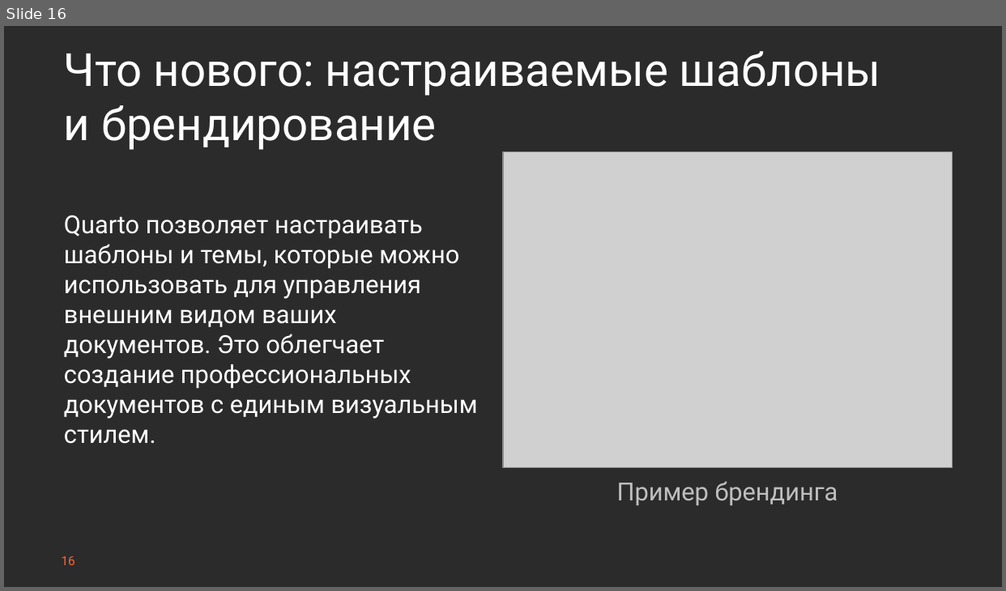
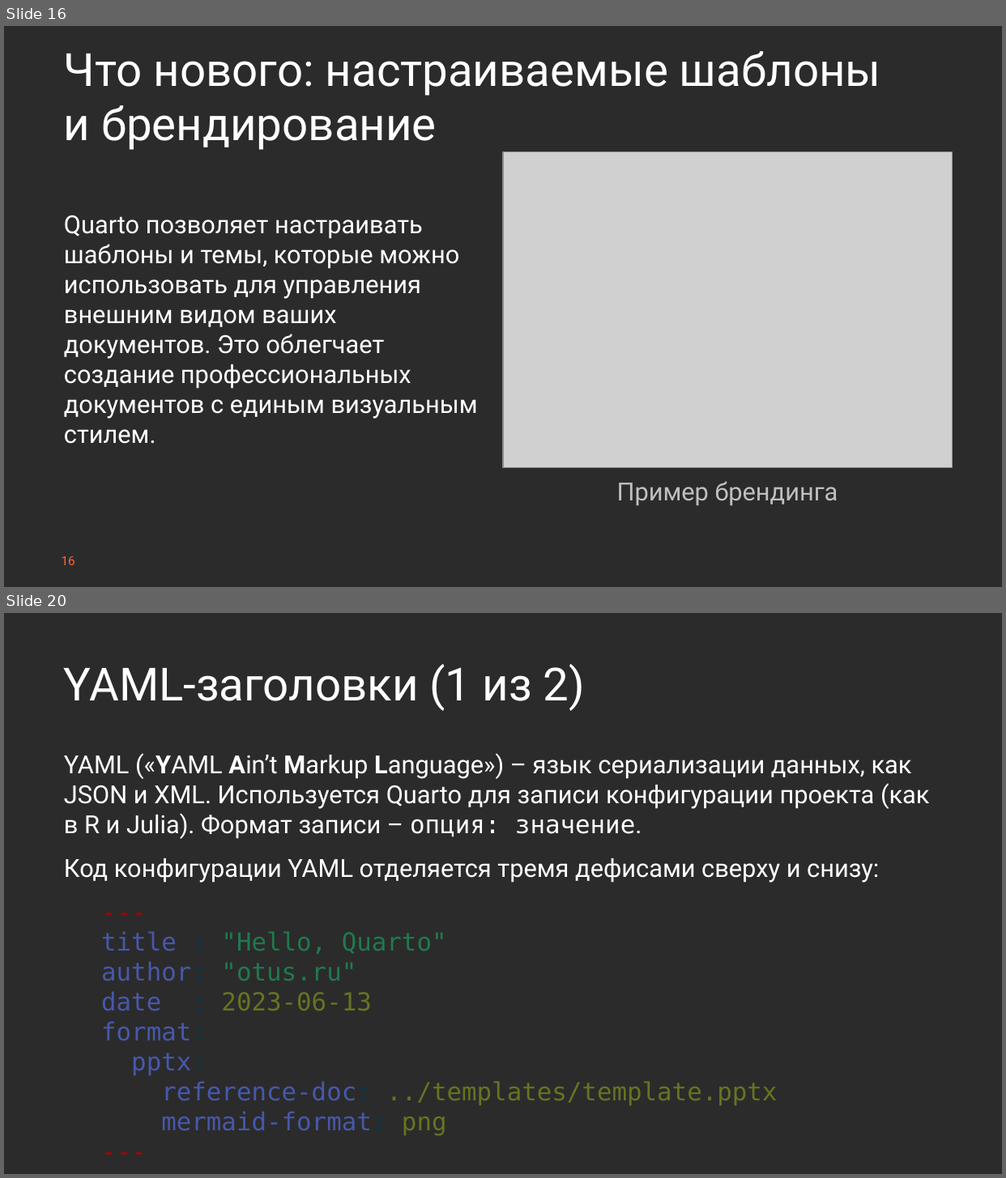
Before and after one commit to Marwolaeth/OTUS_R4DA, a slide deck: 01-Quarto/slides_draft.pptx. Shown one above the other, each under a label of ours: slide 16 before the commit, slides 16 and 20 after it; the slides between them are not shown. The pictures are 1006x591 and 1006x1178 pixels, drawn with LibreOffice and Linux fonts; fonts in the diff are those of the drawing; grey boxes stand for pictures; background and template pictures are left out; a plain dark background stands for a picture behind light text. Boxes give left, top, right and bottom in pixels: in the first picture for what was removed or moved away, otherwise in the second. Text is boxed around its words. In the diff, an @@ line names an element or a change of style, - is before the commit and + after.

```diff
--- a/01-Quarto/slides_draft.pptx
+++ b/01-Quarto/slides_draft.pptx
@@ slide 20 added at [4, 613, 1002, 1174], background picture (left out) @@
@@ title added at [64, 664, 585, 711], 33 pt, text #FFFFFF @@
+YAML-заголовки (1 из 2)
@@ text added at [64, 753, 930, 1105], 18 pt, text #FFFFFF @@
+YAML («YAML Ain’t Markup Language») – язык сериализации данных, как JSON и XML. Используется Quarto для записи конфигурации проекта (как в R и Julia). Формат записи – опция: значение.
+Код конфигурации YAML отделяется тремя дефисами сверху и снизу:
+---
+title : "Hello, Quarto"
+author: "otus.ru"
+date : 2023-06-13
+format:
+pptx:
+reference-doc: ../templates/template.pptx
+mermaid-format: png
+---
```
Also in this commit, not shown: 1 slide changed, 5 other slides added, 1 slide removed, 2 other files.
